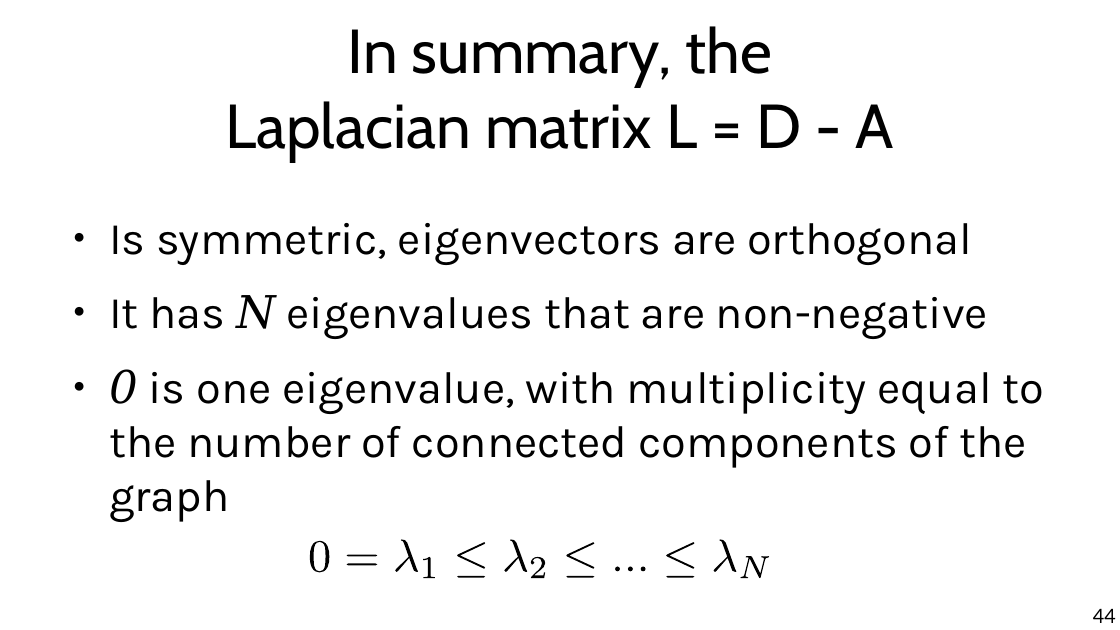
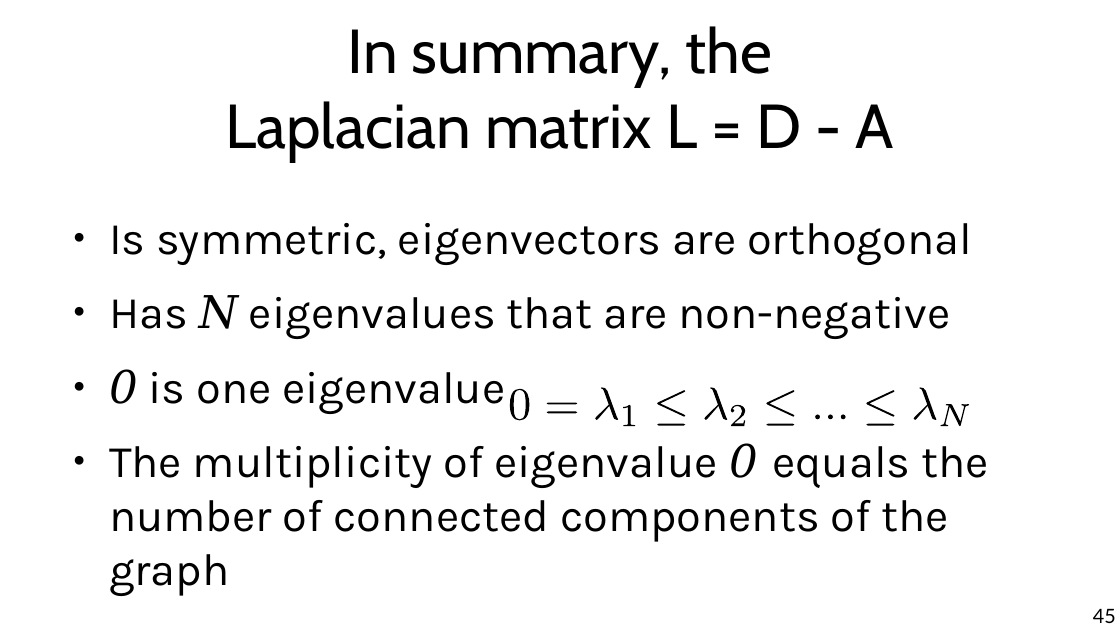
Before and after one commit to chatox/networks-science-course, a slide deck: slide 45 of theory/odp/tt22-spectral_graph_embedding.odp (slide 44 before the commit). Drawn at 1120x630 pixels with LibreOffice and Linux fonts; fonts in the diff are those of the drawing. Boxes give left, top, right and bottom in pixels: in the first picture for what was removed or moved away, otherwise in the second. Text is boxed around its words. In the diff, an @@ line names an element or a change of style, - is before the commit and + after.

```diff
--- a/theory/odp/tt22-spectral_graph_embedding.odp
+++ b/theory/odp/tt22-spectral_graph_embedding.odp
@@ text at (x1=109, y1=295, x2=988, y2=596): text changed @@
-● It has N eigenvalues that are non-negative
-● 0 is one eigenvalue, with multiplicity equal to the number of connected components of the graph
+● Has N eigenvalues that are non-negative
+● 0 is one eigenvalue
+● The multiplicity of eigenvalue 0 equals the number of connected components of the graph
@@ freeform shape moved from (x1=504, y1=540, x2=526, y2=572) to (x1=596, y1=387, x2=618, y2=420) @@
@@ freeform shape moved from (x1=395, y1=540, x2=418, y2=572) to (x1=704, y1=387, x2=727, y2=420) @@
@@ 5 freeform shapes moved together from (x1=347, y1=540, x2=736, y2=578) to (x1=547, y1=387, x2=936, y2=426) @@
@@ 5 freeform shapes moved together from (x1=310, y1=541, x2=769, y2=578) to (x1=510, y1=389, x2=969, y2=427) @@
@@ freeform shape moved from (x1=640, y1=566, x2=645, y2=571) to (x1=828, y1=415, x2=833, y2=420) @@
@@ freeform shape moved from (x1=628, y1=566, x2=633, y2=571) to (x1=841, y1=415, x2=846, y2=420) @@
@@ page number at (x1=1093, y1=609, x2=1116, y2=623): text changed @@
-44
+45
```
Also in this commit, not shown: 31 other slides changed, 3 slides added, 1 slide removed, 1 other file.
